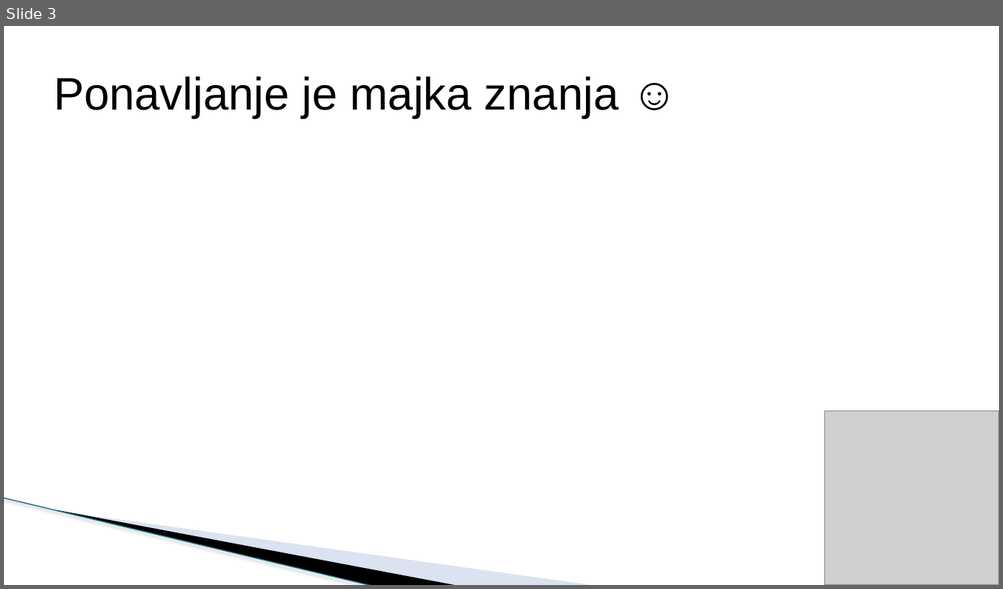
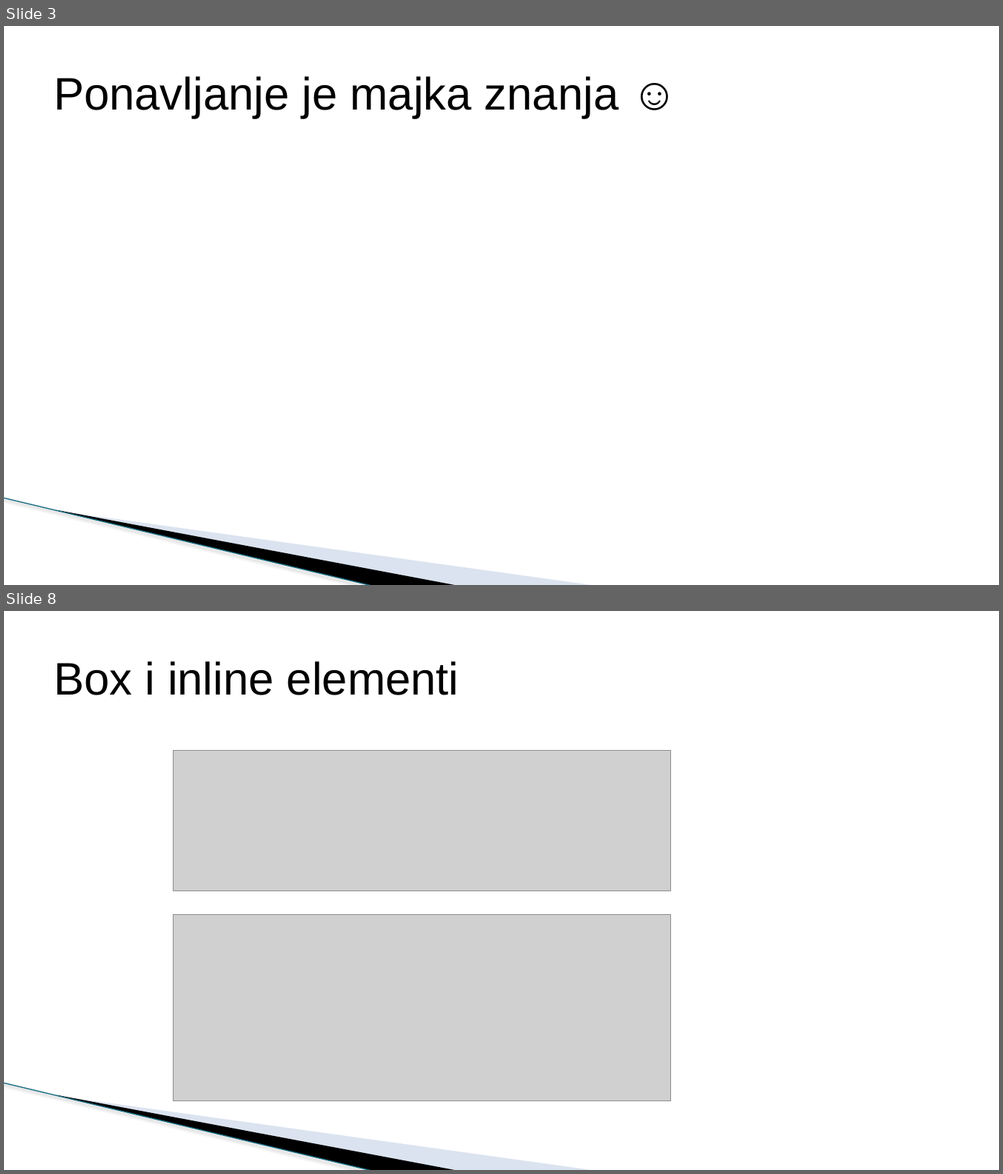
Before and after one commit to todalexcode/kurs-front-end, a slide deck: sesija-20/PPT/Front-End Developer-20.pptx. Shown one above the other, each under a label of ours: slide 3 before the commit, slides 3 and 8 after it; the slides between them are not shown. The pictures are 1003x589 and 1003x1174 pixels, drawn with LibreOffice and Linux fonts; fonts in the diff are those of the drawing; grey boxes stand for pictures; background and template pictures are left out. Boxes give left, top, right and bottom in pixels: in the first picture for what was removed or moved away, otherwise in the second. Text is boxed around its words. In the diff, an @@ line names an element or a change of style, - is before the commit and + after.

```diff
--- a/sesija-20/PPT/Front-End Developer-20.pptx
+++ b/sesija-20/PPT/Front-End Developer-20.pptx
@@ slide 8 added at (x1=4, y1=611, x2=999, y2=1170), background #FFFFFF; not listed: 3 template elements that a slide beside it also shows @@
@@ title added at (x1=54, y1=661, x2=459, y2=695), 44 pt, text #000000 @@
+Box i inline elementi
@@ picture added at (x1=173, y1=751, x2=671, y2=891) @@
@@ picture added at (x1=173, y1=915, x2=671, y2=1102) @@
@@ slide 3 changed as well @@
@@ picture removed at (x1=824, y1=411, x2=999, y2=585) @@
```
Also in this commit, not shown: 2 other slides changed, 14 other slides added, 1 slide removed, 1 other file.
